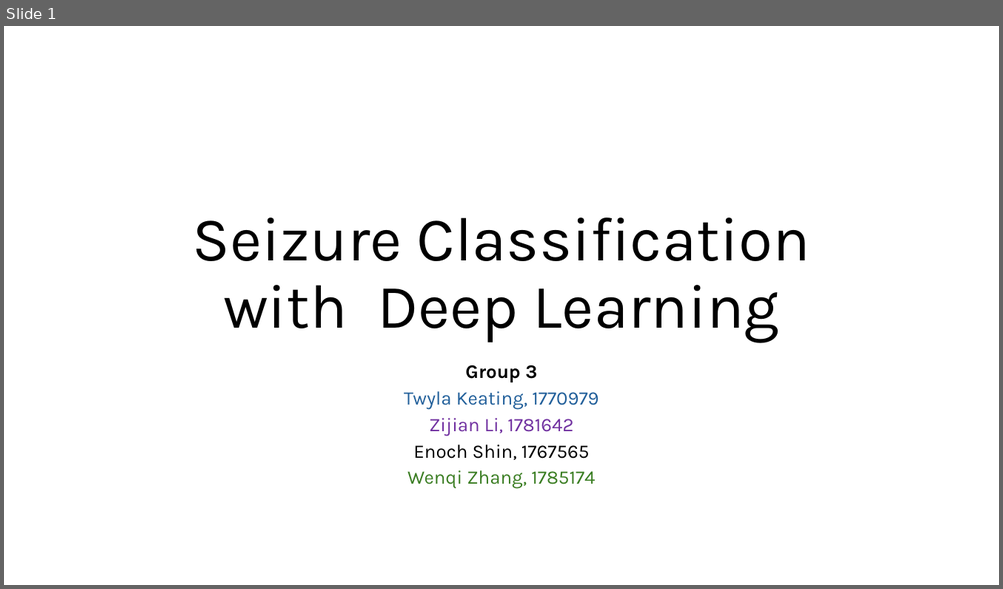
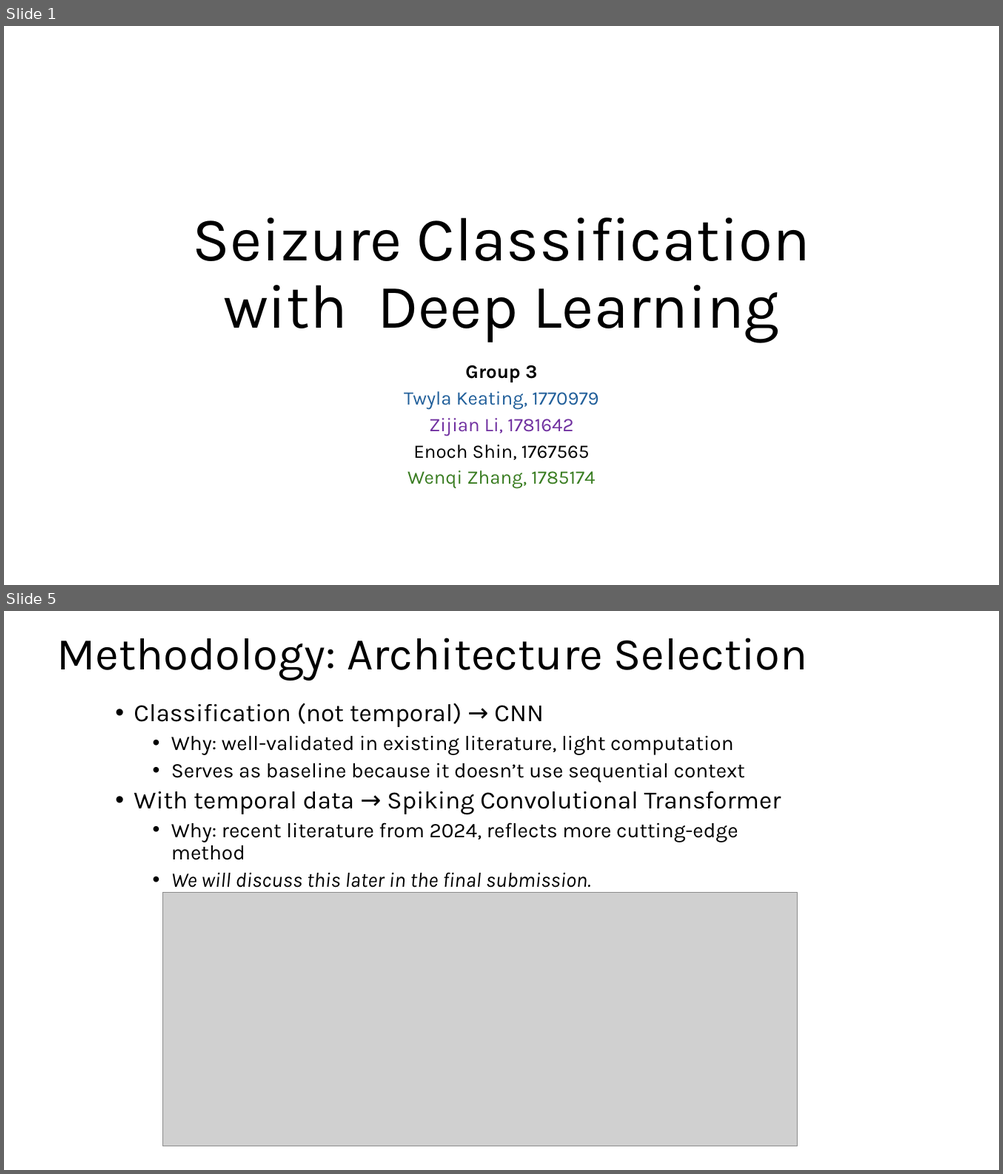
Before and after one commit to eshin21/EpilepsyDeepLearning, a slide deck: Group 3 Seizures Deep Learning Presentation.pptx. Shown one above the other, each under a label of ours: slide 1 before the commit, slides 1 and 5 after it; the slides between them are not shown. The pictures are 1003x589 and 1003x1174 pixels, drawn with LibreOffice and Linux fonts; fonts in the diff are those of the drawing; grey boxes stand for pictures. Boxes give left, top, right and bottom in pixels: in the first picture for what was removed or moved away, otherwise in the second. Text is boxed around its words. In the diff, an @@ line names an element or a change of style, - is before the commit and + after.

```diff
--- a/Group 3 Seizures Deep Learning Presentation.pptx
+++ b/Group 3 Seizures Deep Learning Presentation.pptx
@@ slide 5 added at <box>4,611,999,1170</box>, background #FFFFFF @@
@@ title added at <box>57,638,808,681</box>, 44 pt, text #000000 @@
+Methodology: Architecture Selection
@@ text added at <box>134,703,781,893</box>, 20 pt, text #000000 @@
+  • Classification (not temporal) → CNN
+    • Why: well-validated in existing literature, light computation
+    • Serves as baseline because it doesn’t use sequential context
+  • With temporal data → Spiking Convolutional Transformer
+    • Why: recent literature from 2024, reflects more cutting-edge method
+    • We will discuss this later in the final submission.
@@ picture added at <box>163,892,797,1146</box> @@
```
Also in this commit, not shown: 2 slides changed, 10 other slides added, 19 slides removed.
